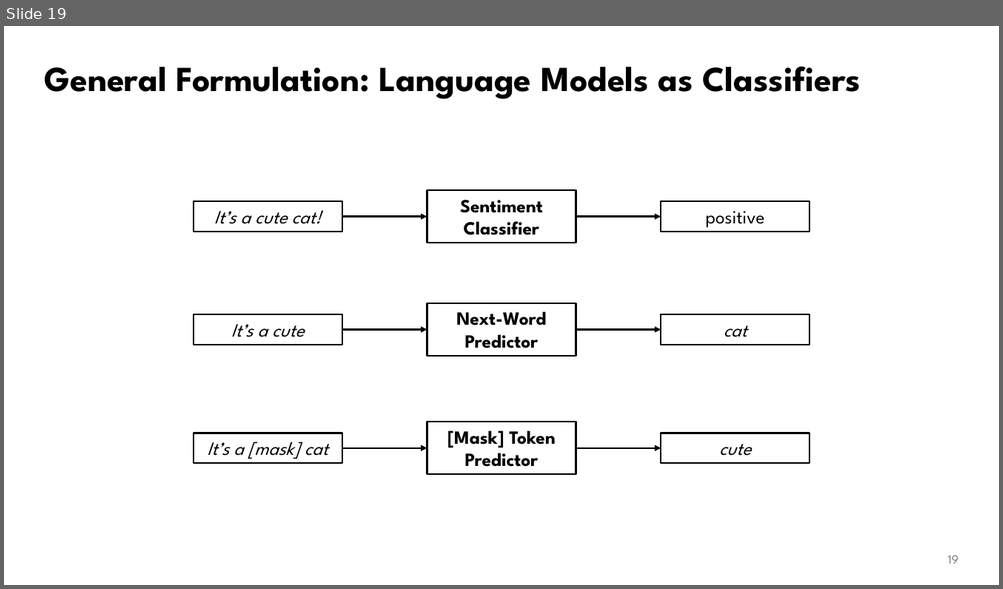
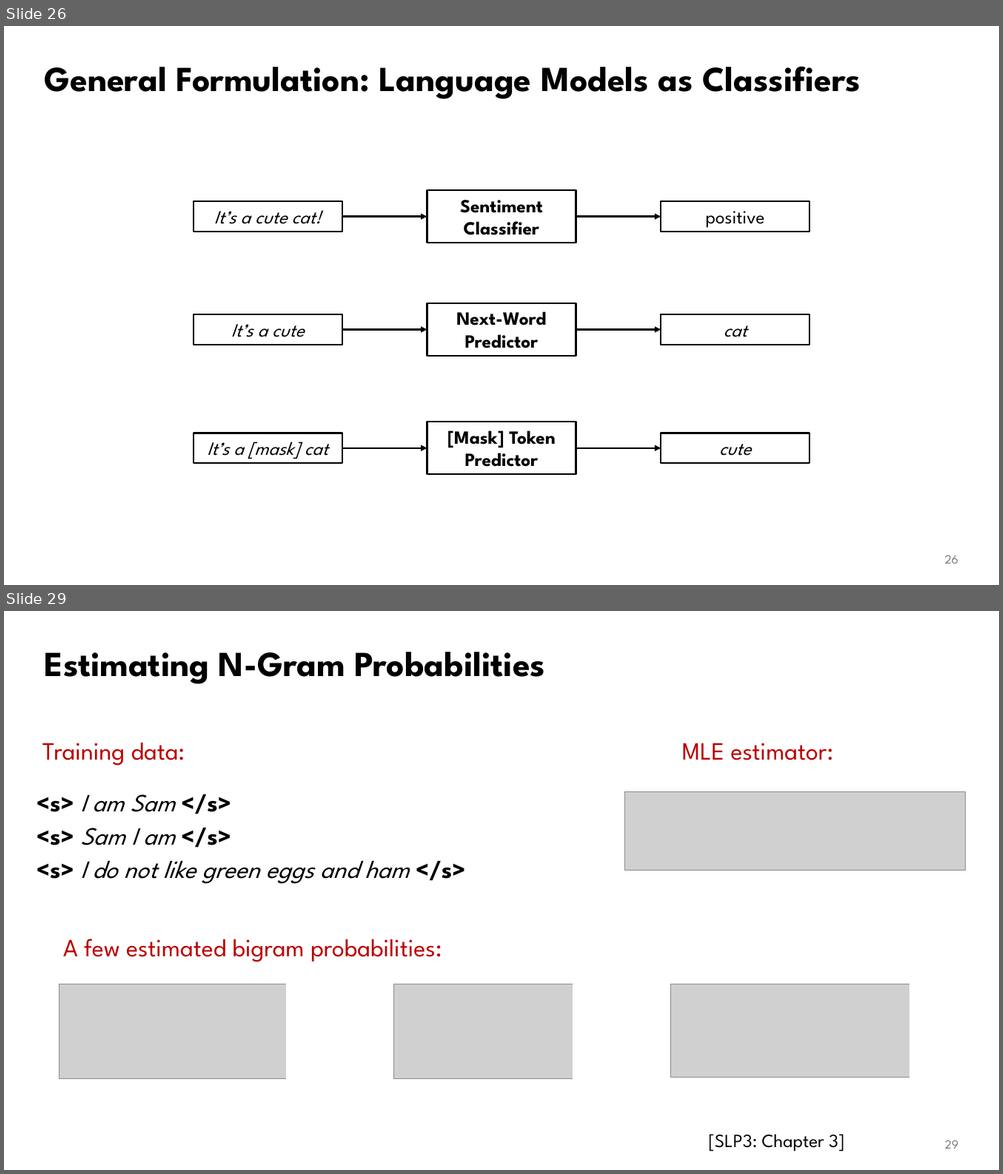
Before and after one commit to waterloo-nlp/intro-to-nlp-material, a slide deck: slides/lect6.1-lms.pptx. Shown one above the other, each under a label of ours: slide 19 before the commit, slides 26 and 29 after it; the slides between them are not shown. The pictures are 1003x589 and 1003x1174 pixels, drawn with LibreOffice and Linux fonts; fonts in the diff are those of the drawing; grey boxes stand for pictures. Boxes give left, top, right and bottom in pixels: in the first picture for what was removed or moved away, otherwise in the second. Text is boxed around its words. In the diff, an @@ line names an element or a change of style, - is before the commit and + after.

```diff
--- a/slides/lect6.1-lms.pptx
+++ b/slides/lect6.1-lms.pptx
@@ slide 29 added at (4,611,999,1170), background #FFFFFF @@
@@ title added at (45,652,545,684), 34 pt, text #000000, bold @@
+Estimating N-Gram Probabilities
@@ text added at (42,743,185,766), 24 pt, text #BC0000 @@
+Training data:
@@ text added at (682,743,834,760), 24 pt, text #BC0000 @@
+MLE estimator:
@@ text added at (37,795,466,884), 24 pt, text #000000, italic @@
+<s> I am Sam </s>
+<s> Sam I am </s>
+<s> I do not like green eggs and ham </s>
@@ picture added at (625,792,966,871) @@
@@ text added at (63,939,441,963), 24 pt, text #BC0000 @@
+A few estimated bigram probabilities:
@@ picture added at (59,985,312,1079) @@
@@ rectangle added at (287,977,328,1088), fill #FFFFFF, outline #FFFFFF 1 pt @@
@@ picture added at (393,985,589,1079) @@
@@ rectangle added at (573,979,614,1089), fill #FFFFFF, outline #FFFFFF 1 pt @@
@@ picture added at (670,985,924,1078) @@
@@ rectangle added at (910,979,950,1089), fill #FFFFFF, outline #FFFFFF 1 pt @@
@@ text added at (708,1134,845,1152), 18 pt, text #000000 @@
+[SLP3: Chapter 3]
@@ page number added at (945,1141,958,1149), 12 pt, text #797979 @@
+29
@@ what was slide 19 is now slide 26 @@
@@ page number at (945,556,958,564): text changed @@
-19
+26
```
Also in this commit, not shown: 3 slides changed, 18 other slides added, 2 other files.
